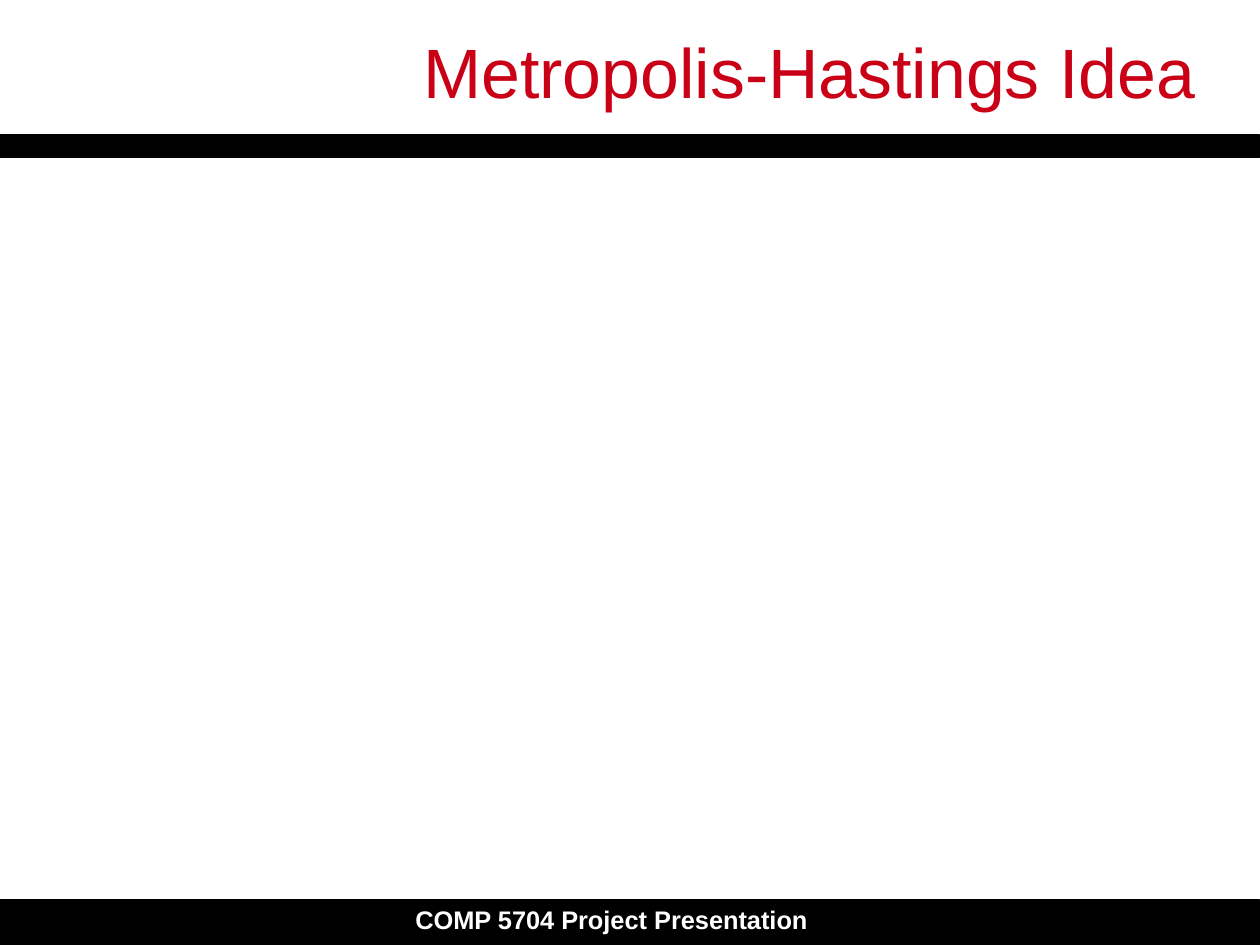
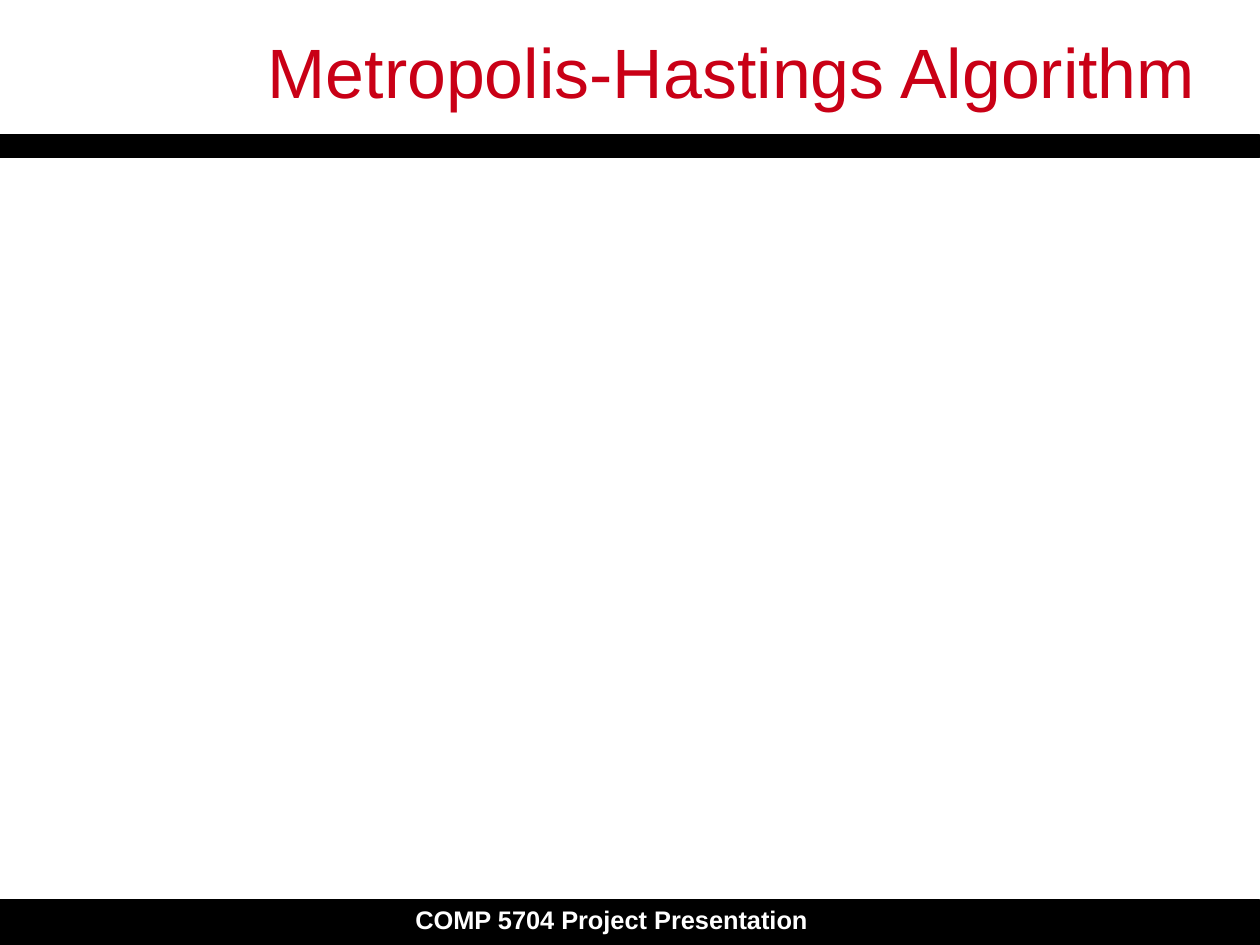
Before and after one commit to bbejanov/parMH, a slide deck: slide 9 of Slide_Presentation.pptx (slide 8 before the commit). Drawn at 1260x945 pixels with LibreOffice and Linux fonts; fonts in the diff are those of the drawing; grey boxes stand for pictures. Boxes give left, top, right and bottom in pixels: in the first picture for what was removed or moved away, otherwise in the second. Text is boxed around its words. In the diff, an @@ line names an element or a change of style, - is before the commit and + after.

```diff
--- a/Slide_Presentation.pptx
+++ b/Slide_Presentation.pptx
@@ title at <box>268,47,1195,111</box>: text changed @@
-Metropolis-Hastings Idea
+Metropolis-Hastings Algorithm
```
Also in this commit, not shown: 8 other slides changed, 1 slide added, 3 slides removed, 10 other files.
